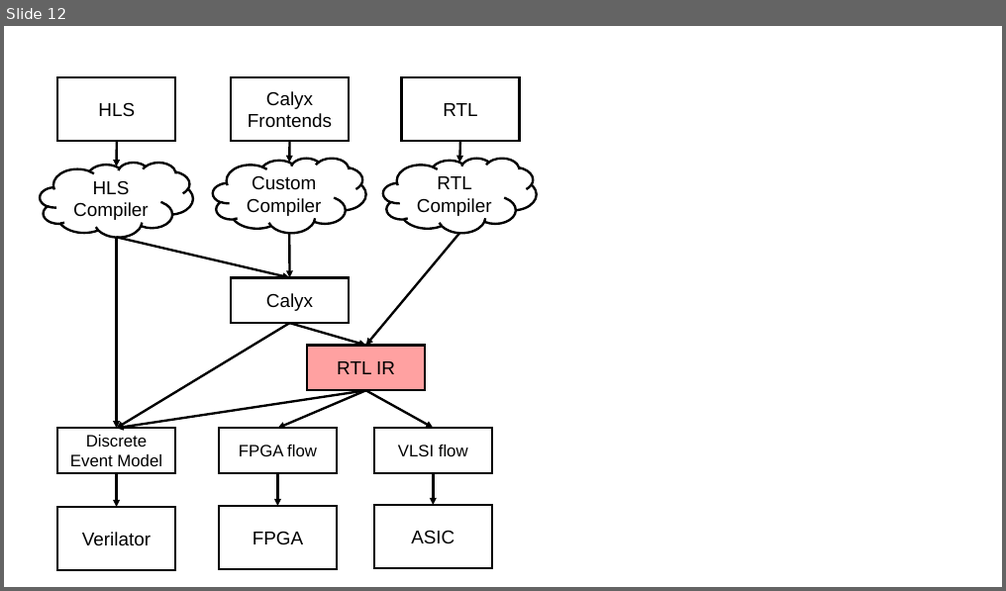
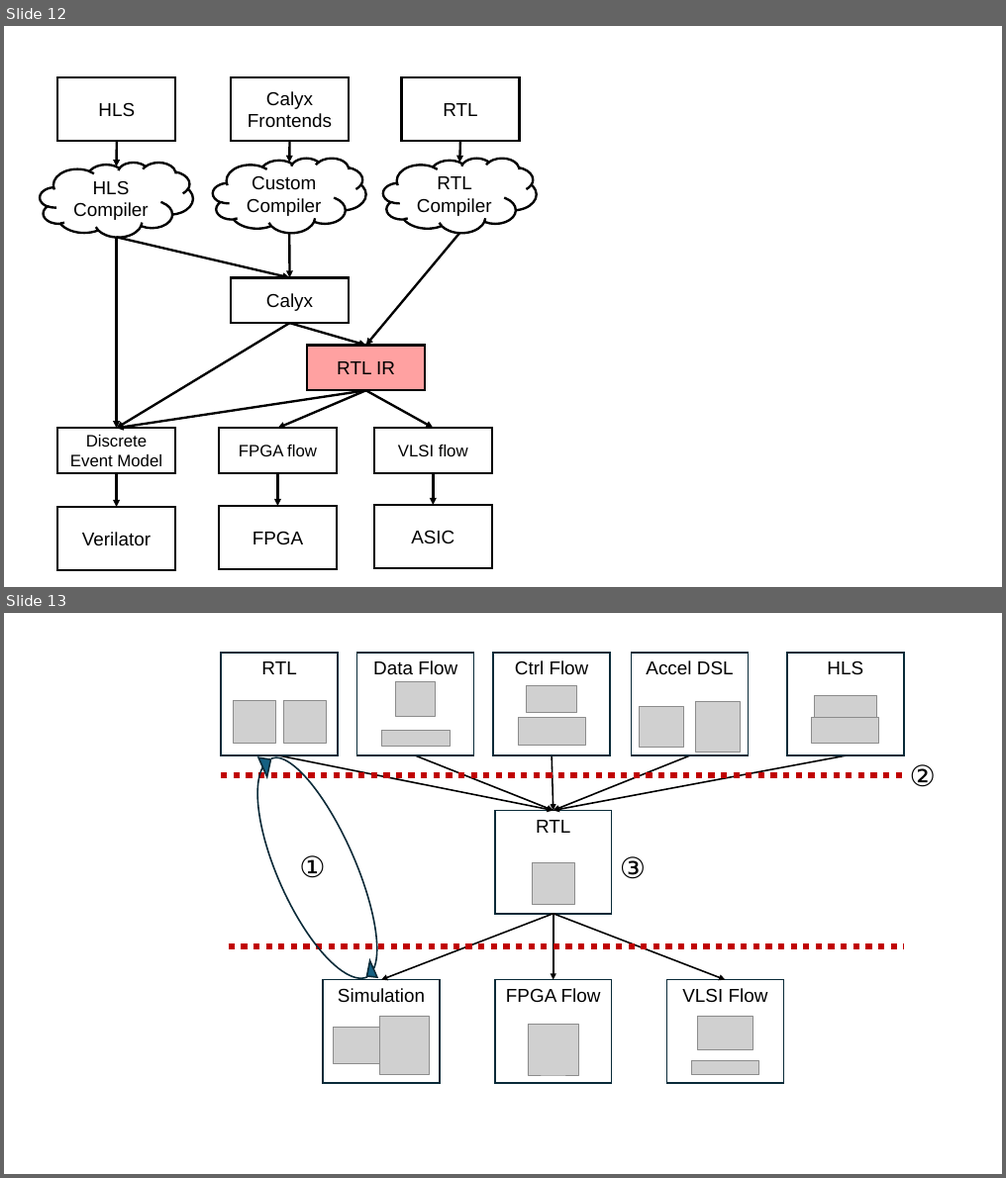
Before and after one commit to vighneshiyer/publications, a slide deck: figs/latte24/figs.pptx. Shown one above the other, each under a label of ours: slide 12 before the commit, slides 12 and 13 after it. The pictures are 1006x591 and 1006x1178 pixels, drawn with LibreOffice and Linux fonts; fonts in the diff are those of the drawing; grey boxes stand for pictures. Boxes give left, top, right and bottom in pixels: in the first picture for what was removed or moved away, otherwise in the second. Text is boxed around its words. In the diff, an @@ line names an element or a change of style, - is before the commit and + after.

```diff
--- a/figs/latte24/figs.pptx
+++ b/figs/latte24/figs.pptx
@@ slide 13 added at (x1=4, y1=613, x2=1002, y2=1174), background #FFFFFF @@
@@ group added at (x1=221, y1=653, x2=936, y2=1083): 16 pictures, 9 rectangles, 8 arrows, 3 texts, 2 lines, 2 curved left arrows @@
+RTL
+FPGA Flow
+VLSI Flow
+Simulation
+HLS
+Ctrl Flow
+RTL
+Accel DSL
+Data Flow
+①
+②
+③
```
Also in this commit, not shown: 5 other slides added, 1 slide removed, 2 other files.
